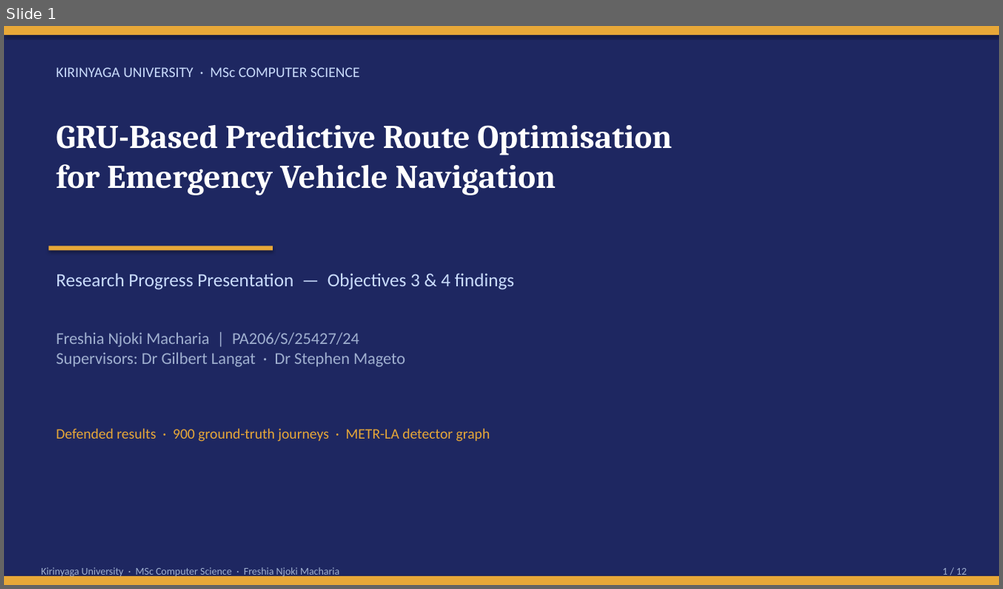
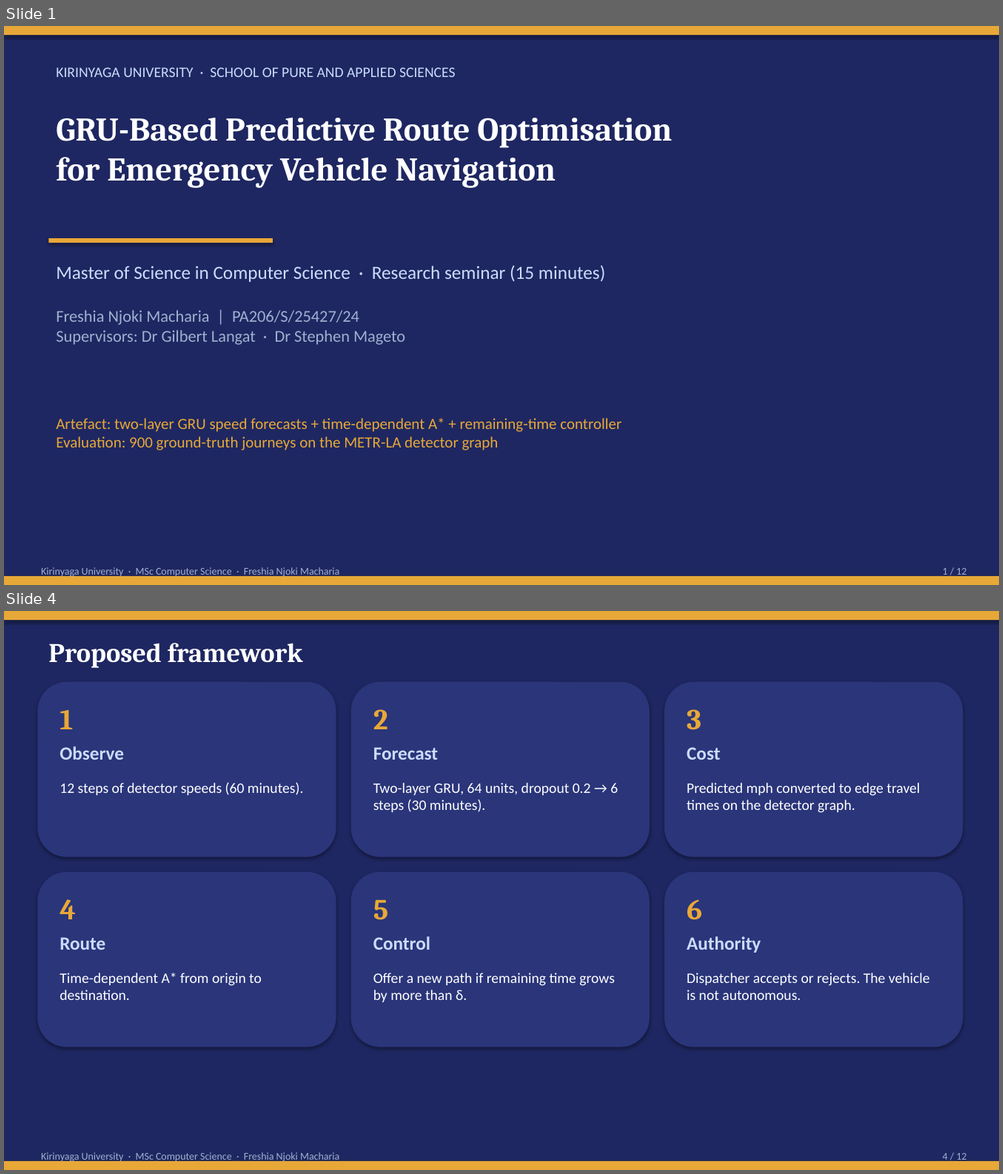
Before and after one commit to Freshia-Njoki/Emergency_Routing, a slide deck: docs/Freshia_Njoki_Obj34_Findings_Presentation.pptx. Shown one above the other, each under a label of ours: slide 1 before the commit, slides 1 and 4 after it; the slides between them are not shown. The pictures are 1003x589 and 1003x1174 pixels, drawn with LibreOffice and Linux fonts; fonts in the diff are those of the drawing. Boxes give left, top, right and bottom in pixels: in the first picture for what was removed or moved away, otherwise in the second. Text is boxed around its words. In the diff, an @@ line names an element or a change of style, - is before the commit and + after.

```diff
--- a/docs/Freshia_Njoki_Obj34_Findings_Presentation.pptx
+++ b/docs/Freshia_Njoki_Obj34_Findings_Presentation.pptx
@@ slide 4 added at (x1=4, y1=611, x2=999, y2=1170), background #1E2761 @@
@@ rectangle added at (x1=4, y1=611, x2=999, y2=620), fill #E8A838 @@
@@ text added at (x1=48, y1=643, x2=303, y2=668), 26 pt, text #FFFFFF, bold @@
+Proposed framework
@@ rounded rectangle added at (x1=37, y1=682, x2=336, y2=857), fill #2A357A @@
@@ rounded rectangle added at (x1=351, y1=682, x2=649, y2=857), fill #2A357A @@
@@ rounded rectangle added at (x1=664, y1=682, x2=963, y2=857), fill #2A357A @@
@@ text added at (x1=60, y1=710, x2=73, y2=729), 28 pt, text #E8A838, bold @@
+1
@@ text added at (x1=373, y1=709, x2=388, y2=729), 28 pt, text #E8A838, bold @@
+2
@@ text added at (x1=686, y1=709, x2=701, y2=730), 28 pt, text #E8A838, bold @@
+3
@@ text added at (x1=60, y1=746, x2=124, y2=760), 18 pt, text #CADCFC, bold @@
+Observe
@@ text added at (x1=373, y1=747, x2=438, y2=760), 18 pt, text #CADCFC, bold @@
+Forecast
@@ text added at (x1=686, y1=747, x2=720, y2=760), 18 pt, text #CADCFC, bold @@
+Cost
@@ text added at (x1=60, y1=783, x2=304, y2=795), 14 pt, text #FFFFFF @@
+12 steps of detector speeds (60 minutes).
@@ text added at (x1=373, y1=783, x2=617, y2=812), 14 pt, text #FFFFFF @@
+Two-layer GRU, 64 units, dropout 0.2 → 6 steps (30 minutes).
@@ text added at (x1=686, y1=783, x2=919, y2=813), 14 pt, text #FFFFFF @@
+Predicted mph converted to edge travel times on the detector graph.
@@ rounded rectangle added at (x1=37, y1=872, x2=336, y2=1048), fill #2A357A @@
@@ rounded rectangle added at (x1=351, y1=872, x2=649, y2=1048), fill #2A357A @@
@@ rounded rectangle added at (x1=664, y1=872, x2=963, y2=1048), fill #2A357A @@
@@ text added at (x1=60, y1=900, x2=76, y2=920), 28 pt, text #E8A838, bold @@
+4
@@ text added at (x1=373, y1=900, x2=388, y2=920), 28 pt, text #E8A838, bold @@
+5
@@ text added at (x1=686, y1=900, x2=702, y2=920), 28 pt, text #E8A838, bold @@
+6
@@ text added at (x1=60, y1=937, x2=105, y2=950), 18 pt, text #CADCFC, bold @@
+Route
@@ text added at (x1=373, y1=937, x2=430, y2=950), 18 pt, text #CADCFC, bold @@
+Control
@@ text added at (x1=686, y1=937, x2=760, y2=953), 18 pt, text #CADCFC, bold @@
+Authority
@@ text added at (x1=60, y1=973, x2=262, y2=1000), 14 pt, text #FFFFFF @@
+Time-dependent A* from origin to destination.
@@ text added at (x1=373, y1=973, x2=614, y2=1002), 14 pt, text #FFFFFF @@
+Offer a new path if remaining time grows by more than δ.
@@ text added at (x1=686, y1=973, x2=930, y2=1000), 14 pt, text #FFFFFF @@
+Dispatcher accepts or rejects. The vehicle is not autonomous.
@@ rectangle added at (x1=4, y1=1162, x2=999, y2=1170), fill #E8A838 @@
@@ text added at (x1=41, y1=1153, x2=339, y2=1163), 10 pt, text #A0B0D0 @@
+Kirinyaga University · MSc Computer Science · Freshia Njoki Macharia
@@ text added at (x1=942, y1=1153, x2=966, y2=1163), 10 pt, text #A0B0D0 @@
+4 / 12
@@ slide 1 changed as well @@
@@ text at (x1=56, y1=67, x2=455, y2=77): text changed @@
-KIRINYAGA UNIVERSITY · MSc COMPUTER SCIENCE
+KIRINYAGA UNIVERSITY · SCHOOL OF PURE AND APPLIED SCIENCES
@@ text "GRU-Based Predictive Route Optimisation for ..." moved from (x1=56, y1=125, x2=671, y2=195) to (x1=56, y1=118, x2=671, y2=188) @@
@@ rectangle moved from (x1=48, y1=246, x2=273, y2=250) to (x1=48, y1=238, x2=273, y2=243) @@
@@ text at (x1=56, y1=266, x2=605, y2=282): text changed @@
-Research Progress Presentation — Objectives 3 & 4 findings
+Master of Science in Computer Science · Research seminar (15 minutes)
@@ text "Freshia Njoki Macharia | PA206/S/25427/24 ..." moved from (x1=56, y1=332, x2=405, y2=367) to (x1=56, y1=310, x2=405, y2=345) @@
@@ text at (x1=56, y1=418, x2=621, y2=451): text changed; size 14 to 15 pt @@
-Defended results · 900 ground-truth journeys · METR-LA detector graph
+Artefact: two-layer GRU speed forecasts + time-dependent A* + remaining-time controller
+Evaluation: 900 ground-truth journeys on the METR-LA detector graph
```
Also in this commit, not shown: 6 other slides changed, 4 other slides added, 5 slides removed, 12 other files.
